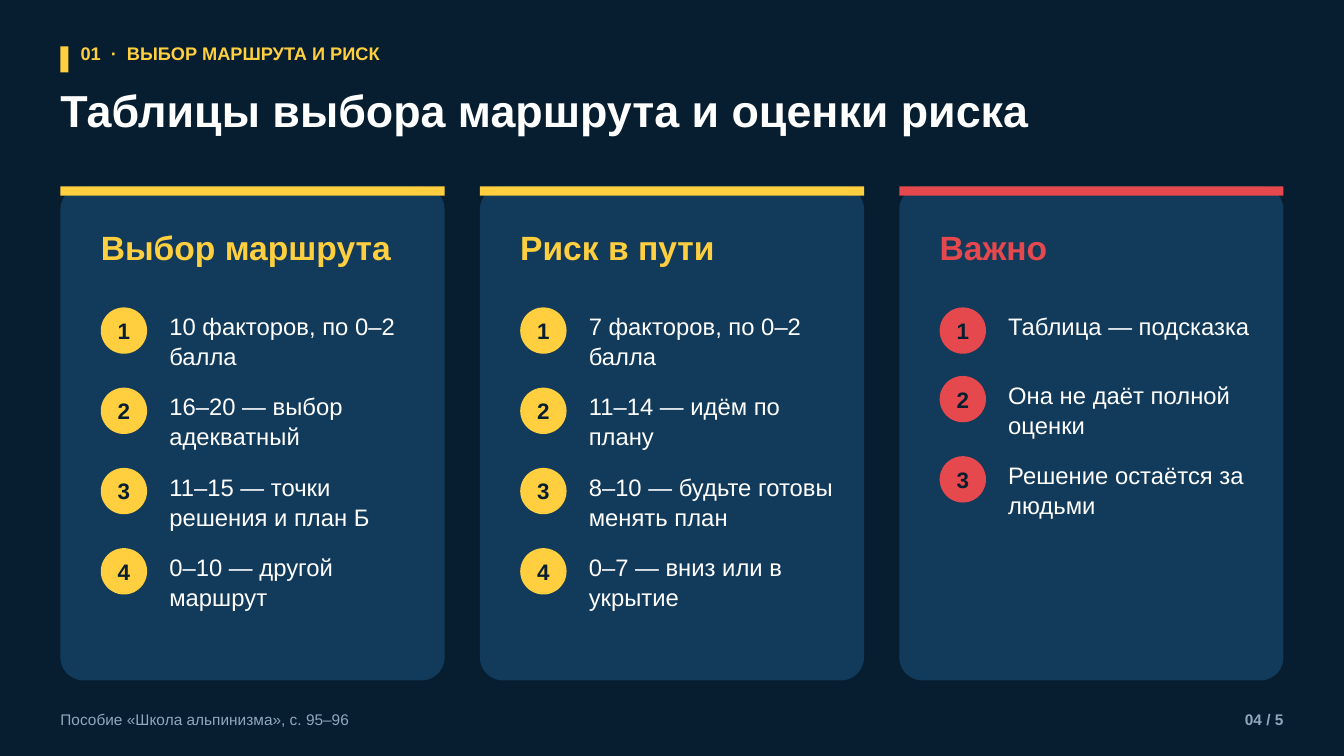
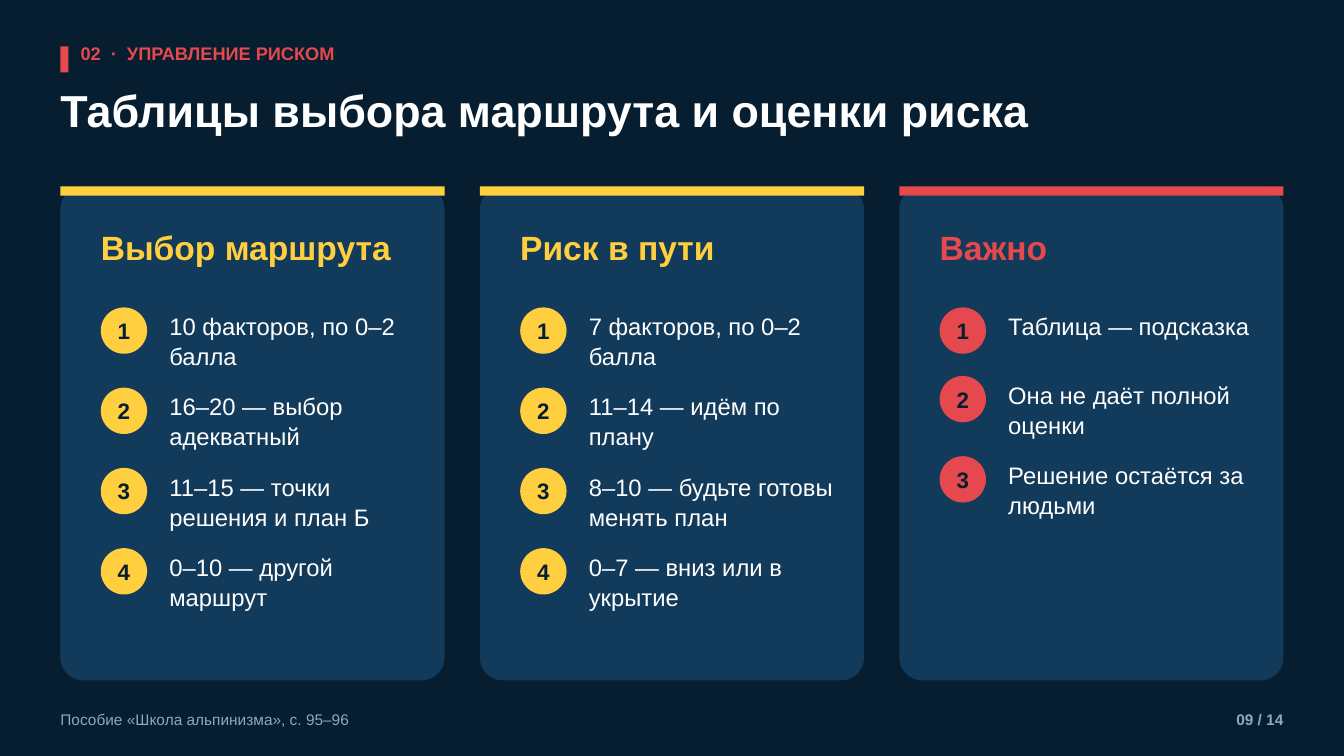
Before and after one commit to kirill54/far-education, a slide deck: slide 9 of presentations/lessons/M13-1_vybor-marshruta-i-risk.pptx (slide 4 before the commit). Drawn at 1344x756 pixels with LibreOffice and Linux fonts; fonts in the diff are those of the drawing. Boxes give left, top, right and bottom in pixels: in the first picture for what was removed or moved away, otherwise in the second. Text is boxed around its words. In the diff, an @@ line names an element or a change of style, - is before the commit and + after.

```diff
--- a/presentations/lessons/M13-1_vybor-marshruta-i-risk.pptx
+++ b/presentations/lessons/M13-1_vybor-marshruta-i-risk.pptx
@@ rectangle at <box>60,46,69,73</box>: fill #FFCF3F to #E5484D @@
@@ text at <box>81,47,335,60</box>: text changed; text colour #FFCF3F to #E5484D @@
-01 · ВЫБОР МАРШРУТА И РИСК
+02 · УПРАВЛЕНИЕ РИСКОМ
@@ text at <box>1236,714,1283,725</box>: text changed @@
-04 / 5
+09 / 14
```
Also in this commit, not shown: 4 other slides changed, 9 slides added, 8 other files.
